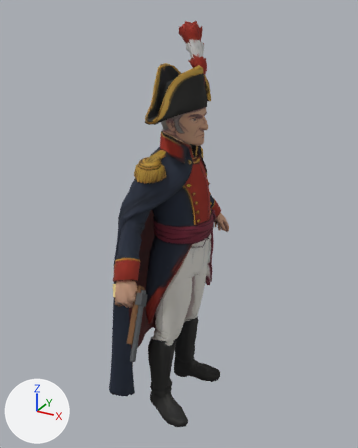
The glTF model assets/tropa/capitan3d/anims/tiro.glb, before and after one commit.
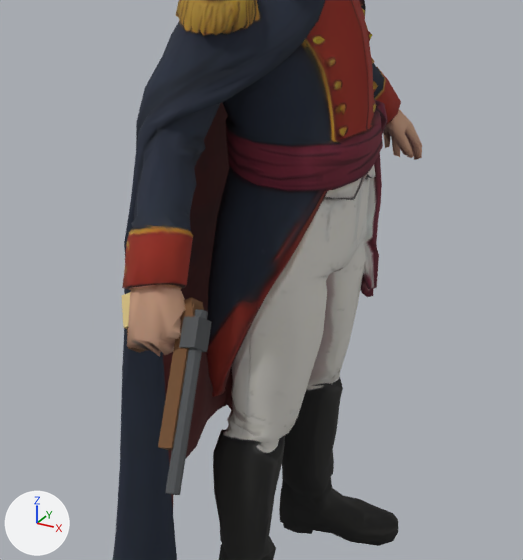
Each version is shown whole from a 50 mm camera at (0.579, -0.993, 1.029) aimed at (0.023, 0.018, 0.524), then close up on the part from 18% to 75% of the width and 38% to 86% of the height. The axes (+X, +Y, +Z) are drawn at lower left. The lights are the same throughout. The last two pictures show the newer version. Vertices at exactly the same position are counted once.

The first close-up shows 'pistola', 'tripo_node_708cc3ef-00f4-4775-ac89-4898563d56ef'.
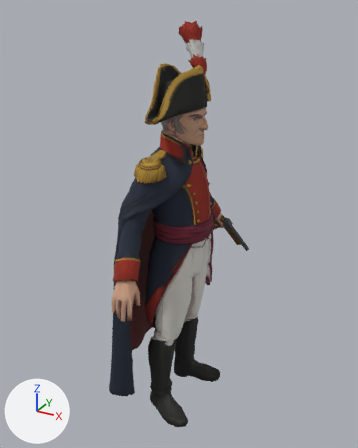
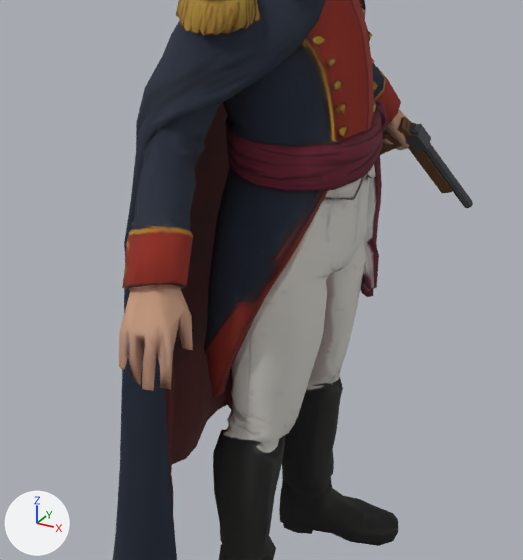
Boxes [x1, y1, x2, y2] around the edits, measured in the close-ups (523 x 560 px; the box of a moved part takes in the faces that stretch with it):
'tripo_node_708cc3ef-00f4-4775-ac89-4898563d56ef', reshaped
    before: [113, 0, 422, 560]
    after: [113, 0, 409, 560]
'pistola', moved, turned
    before: [121, 292, 212, 495]
    after: [380, 117, 473, 208]
part 1 of me_tripo_mesh_708cc3ef_00f4_4775_ac89_4898563d56ef, moved or reshaped
    before: [127, 285, 185, 356]
    after: [119, 285, 193, 391]
part 2 of me_tripo_mesh_708cc3ef_00f4_4775_ac89_4898563d56ef, moved or reshaped
    before: [383, 123, 422, 160]
    after: [382, 136, 409, 150]

Edits to the bpy script that builds the scene:
```text
Change me_tripo_mesh_708cc3ef_00f4_4775_ac89_4898563d56ef:
    used by ob_tripo_node_708cc3ef_00f4_4775_ac89_4898563d56ef; location = (0.0, 0.0, 0.0)
    remove me_tripo_mesh_708cc3ef_00f4_4775_ac89_4898563d56ef.from_pydata(...)  # 3736 vertices, 7455 faces; spans x -0.118..0.118, y -0.26..0.269, z 0.0..1.0
    add me_tripo_mesh_708cc3ef_00f4_4775_ac89_4898563d56ef.from_pydata(...)  # 3736 vertices, 7455 faces; spans x -0.118..0.118, y -0.269..0.261, z 0.0..1.0
    me_tripo_mesh_708cc3ef_00f4_4775_ac89_4898563d56ef part 1: 35 of 3736 vertices moved; they spanned x 0.012..0.059, y -0.26..-0.21, z 0.421..0.46 and now span x 0.011..0.063, y -0.269..-0.224, z 0.409..0.46; mean shift (0.002, -0.027, -0.006); largest move (0.037, -0.21, 0.451) -> (0.049, -0.269, 0.412)
    me_tripo_mesh_708cc3ef_00f4_4775_ac89_4898563d56ef part 2: 30 of 3736 vertices moved; they spanned x 0.012..0.063, y 0.225..0.269, z 0.409..0.446 and now span x 0.011..0.058, y 0.216..0.26, z 0.421..0.468; mean shift (-0.004, -0.022, 0.012); largest move (0.047, 0.269, 0.412) -> (0.034, 0.216, 0.449)
Change ob_pistola:
    ob_pistola.location: (0.038, -0.229, 0.441) -> (0.038, 0.235, 0.441)
    ob_pistola.rotation_euler: (-1.132, 0.791, -1.249) -> (0.96, 0.933, 1.059)  # degrees (-65, 45, -72) -> degrees (55, 53, 61)
```
